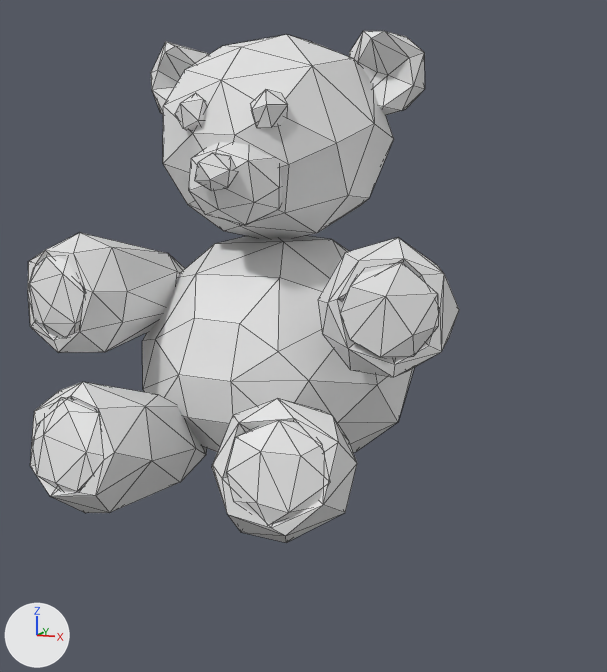
Renders of the Blender file Assets/Custom Assets/Objects/d20bear.blend from each side of a commit.
Before and after are seen from a 50 mm lens placed at (3.81, -7.67, -0.13), pointed at (1.34, -0.94, -1.29). Arrows for +X, +Y and +Z are at lower left; the lights stay in place. Both versions are drawn at the pose saved in each file; the numbers are the values there. Mesh edges are drawn as thin lines.

Objects in the first picture: 'bear'.
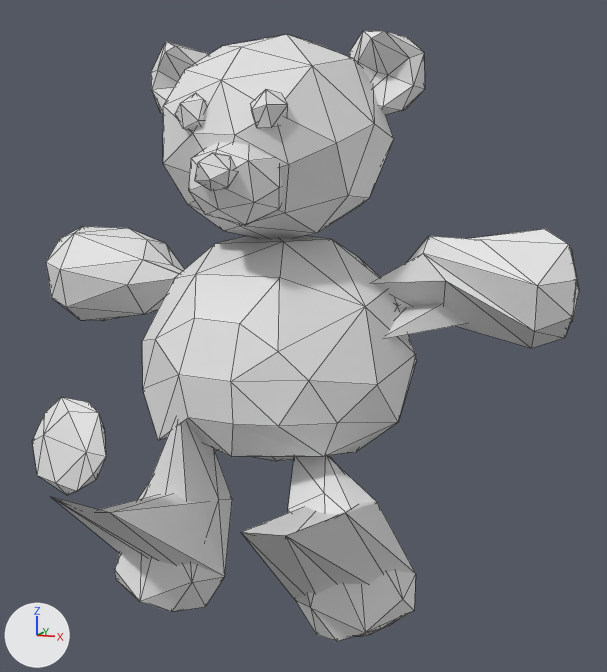
Changed parts and their boxes (x1, y1, x2, y2) in the pictures (607 x 672 px; the box of a moved part takes in the faces that stretch with it):
'bear', reshaped (27% wider, 19% taller): before (28, 31, 459, 543); after (32, 31, 579, 641)
part 1 of me_sphere_013, moved or reshaped: before (28, 233, 459, 535); after (46, 226, 579, 641)

The edits, one by one:
me_sphere_013 is used by ob_bear; location (0.04, -0.54, 0.91); rotation (1.571, 0.0, 0.0), in degrees (90, 0, 0); scale (0.35, 0.35, 0.175).
me_sphere_013 had 461 vertices, 828 faces and spanned x -2.6..7.9, y -9.9..1.0, z -7.0..12.9.
me_sphere_013 now has 461 vertices, 828 faces and spans x -4.7..10.1, y -13.4..1.0, z -7.0..12.9.
me_sphere_013 part 1: 194 of 461 vertices moved; they spanned x -2.6..7.9, y -9.8..-3.7, z -1.6..12.9 and now span x -4.7..10.1, y -13.4..-3.7, z -5.0..6.9; mean shift (0.1, -1.5, -7.4); largest move (6.7, -6.5, 8.0) -> (9.3, -5.0, -5.0).
